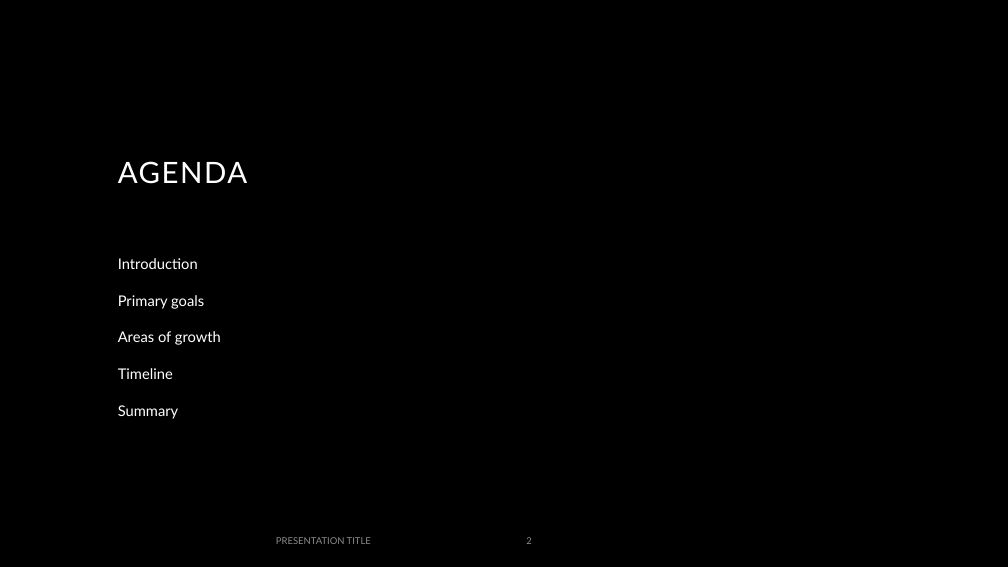
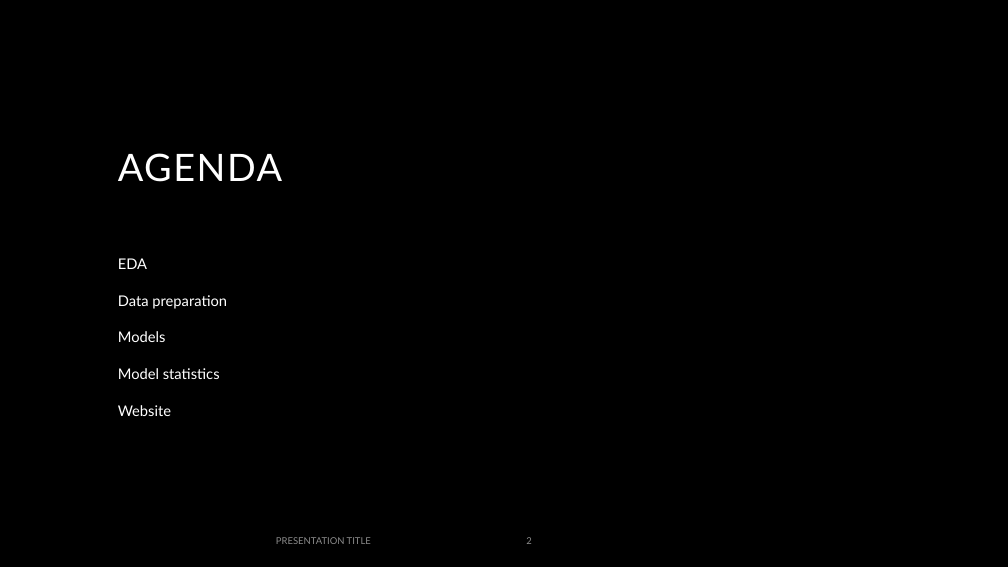
Before and after one commit to darabosmateOE/mushroom_classification, a slide deck: slide 2 of shrooms.pptx. Drawn at 1008x567 pixels with LibreOffice and Linux fonts; fonts in the diff are those of the drawing; background and template pictures are left out. Boxes give left, top, right and bottom in pixels: in the first picture for what was removed or moved away, otherwise in the second. Text is boxed around its words. In the diff, an @@ line names an element or a change of style, - is before the commit and + after.

```diff
--- a/shrooms.pptx
+++ b/shrooms.pptx
@@ title "AGENDA" at <box>118,153,283,182</box>: size 28 to 36 pt @@
@@ text at <box>118,258,227,416</box>: text changed @@
-Introduction
-Primary goals
-Areas of growth
-Timeline
-Summary
+EDA
+Data preparation
+Models
+Model statistics
+Website
```
Also in this commit, not shown: 4 slides added, 4 slides removed.
